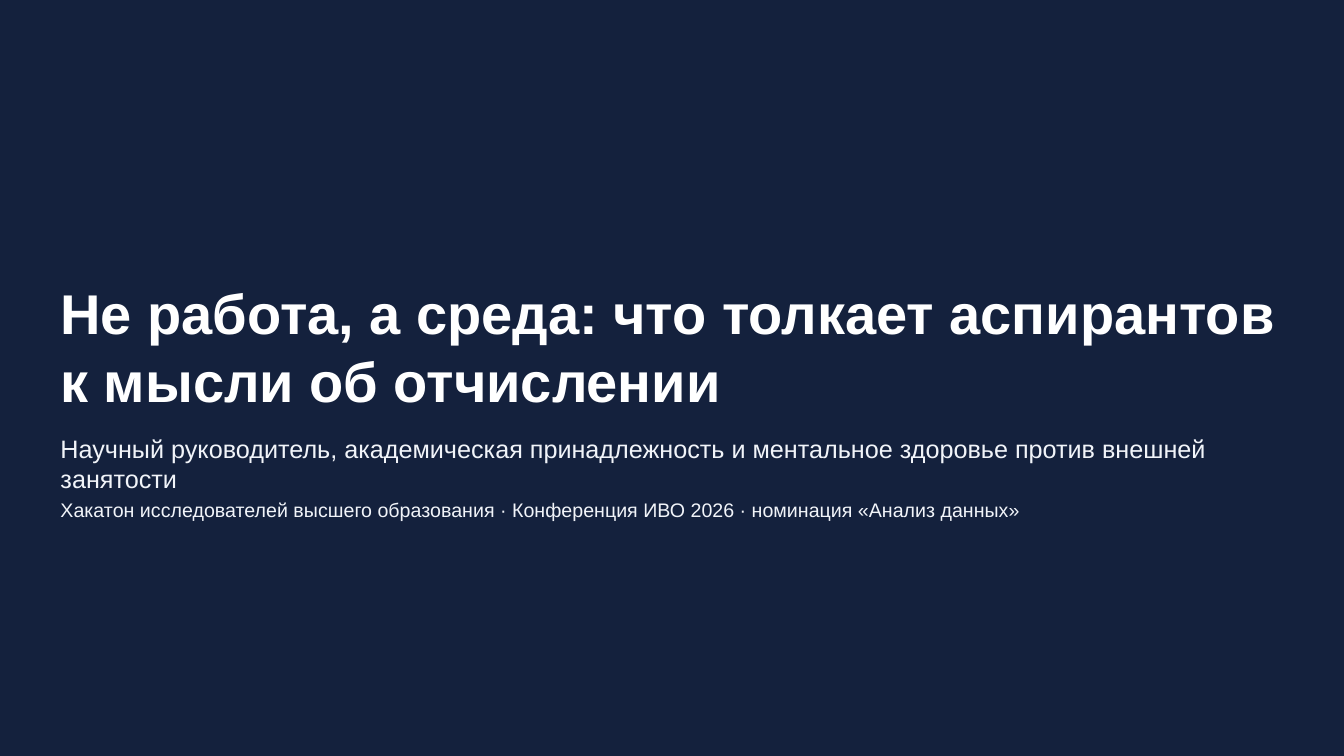
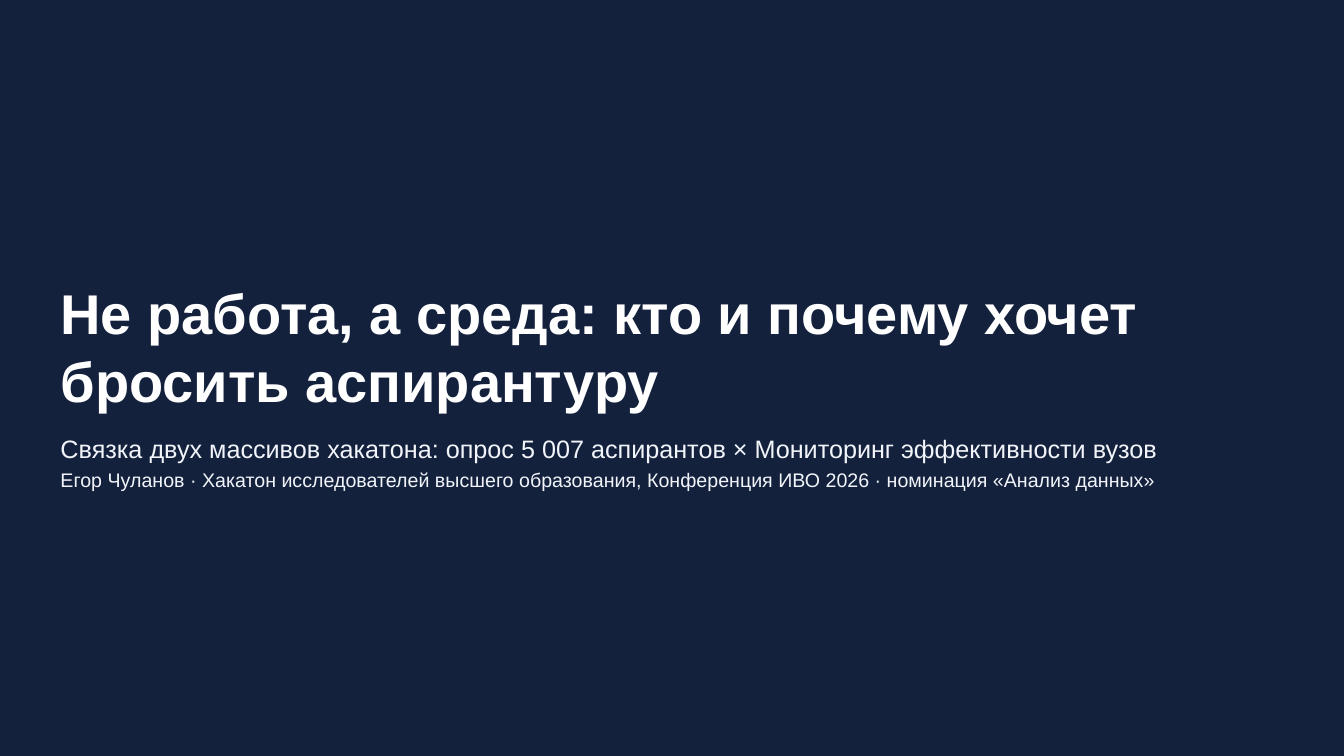
Before and after one commit to EgorChulanov/khakatonIVO, a slide deck: slide 1 of output/IVO2026_aspiranty_dropout.pptx. Drawn at 1344x756 pixels with LibreOffice and Linux fonts; fonts in the diff are those of the drawing. Boxes give left, top, right and bottom in pixels: in the first picture for what was removed or moved away, otherwise in the second. Text is boxed around its words. In the diff, an @@ line names an element or a change of style, - is before the commit and + after.

```diff
--- a/output/IVO2026_aspiranty_dropout.pptx
+++ b/output/IVO2026_aspiranty_dropout.pptx
@@ title at (60,293,1137,411): text changed @@
-Не работа, а среда: что толкает аспирантов к мысли об отчислении
+Не работа, а среда: кто и почему хочет бросить аспирантуру
@@ text at (60,439,1157,491): text changed; size 18 to 14 pt @@
-Научный руководитель, академическая принадлежность и ментальное здоровье против внешней занятости
-Хакатон исследователей высшего образования · Конференция ИВО 2026 · номинация «Анализ данных»
+Связка двух массивов хакатона: опрос 5 007 аспирантов × Мониторинг эффективности вузов
+Егор Чуланов · Хакатон исследователей высшего образования, Конференция ИВО 2026 · номинация «Анализ данных»
```
Also in this commit, not shown: 5 other slides changed, 4 slides added, 4 slides removed, 9 other files.
